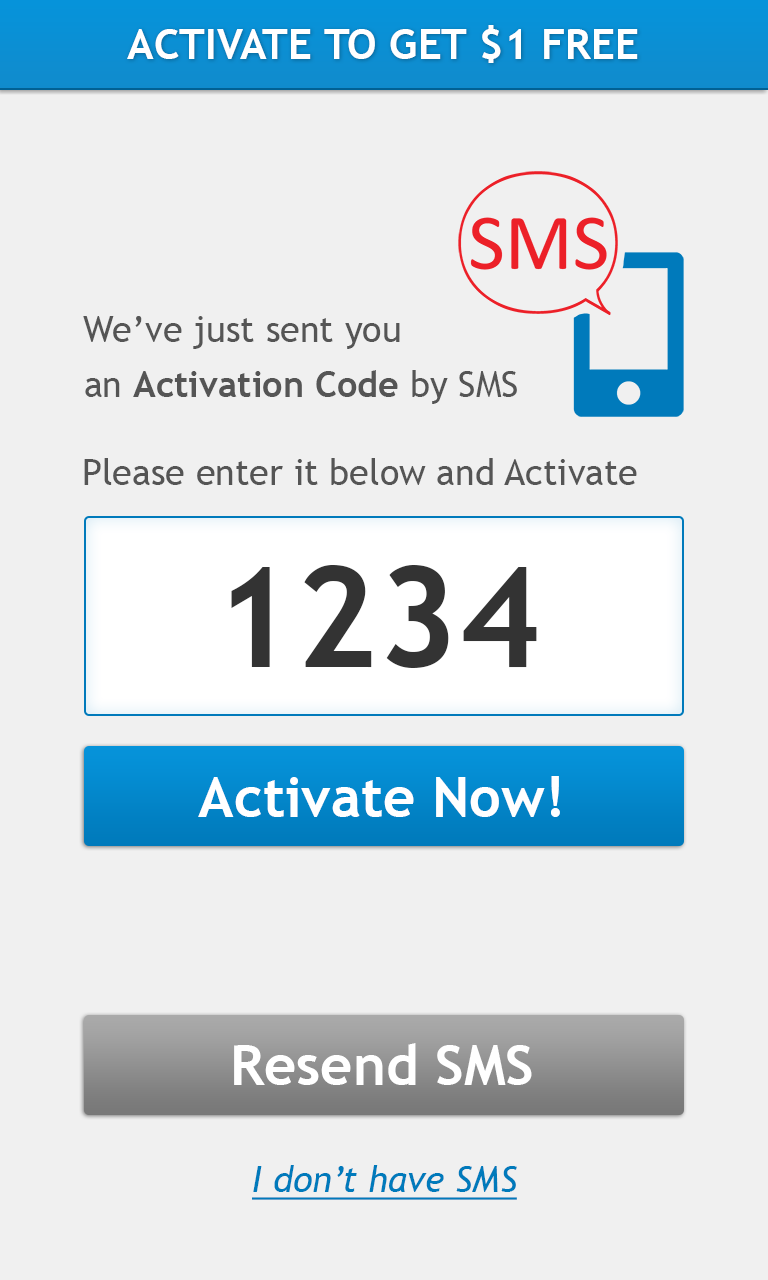
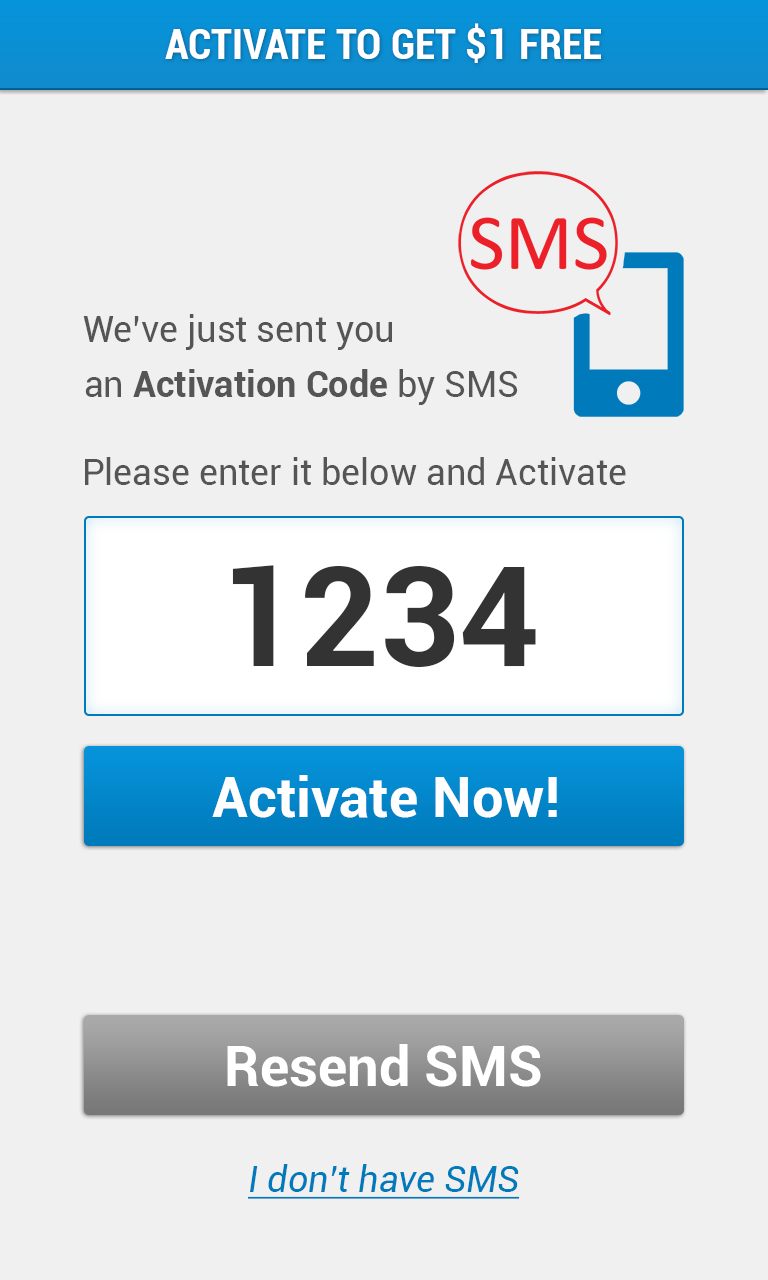
Layer changes from the first 768px x 1280px image to the second:
painted on "ACTIVATE TO GET $1 FREE" over [left=127, top=23, right=638, bottom=63]
painted on "We’ve just sent you" over [left=83, top=314, right=400, bottom=350]
painted on "an Activation Code by SMS" over [left=85, top=369, right=518, bottom=405]
painted on "Please enter it below and Activate" over [left=84, top=457, right=637, bottom=485]
painted on "1234" over [left=231, top=565, right=537, bottom=668]
painted on "Activate Now!" over [left=198, top=775, right=560, bottom=818]
painted on "Resend SMS" over [left=227, top=1043, right=541, bottom=1087]
painted on "I don’t have SMS" (1st of 2) over [left=248, top=1164, right=520, bottom=1200]
